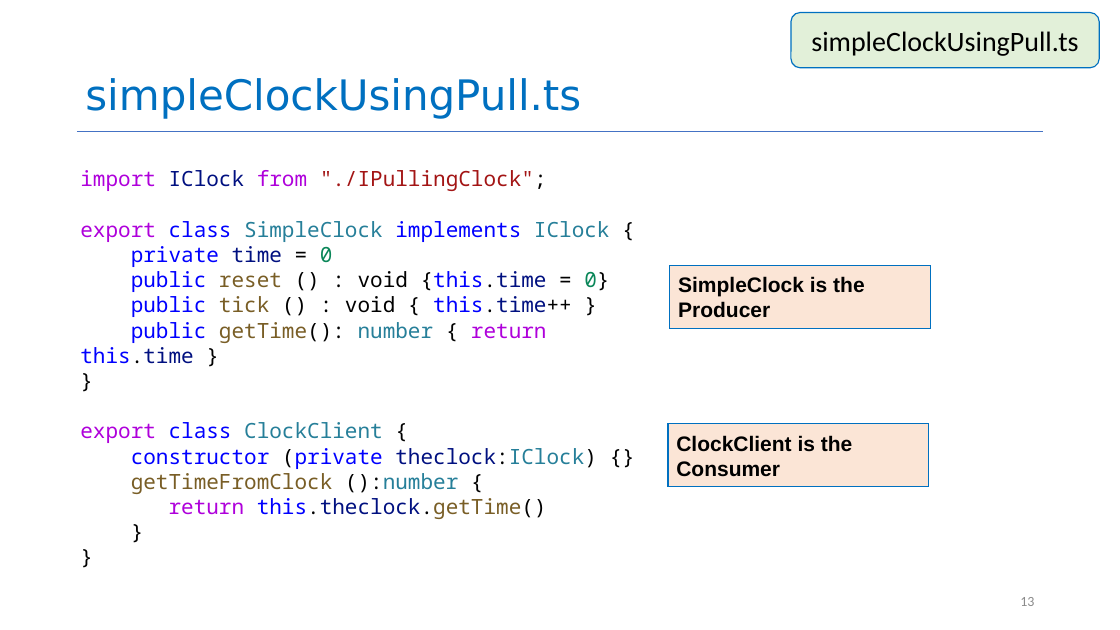
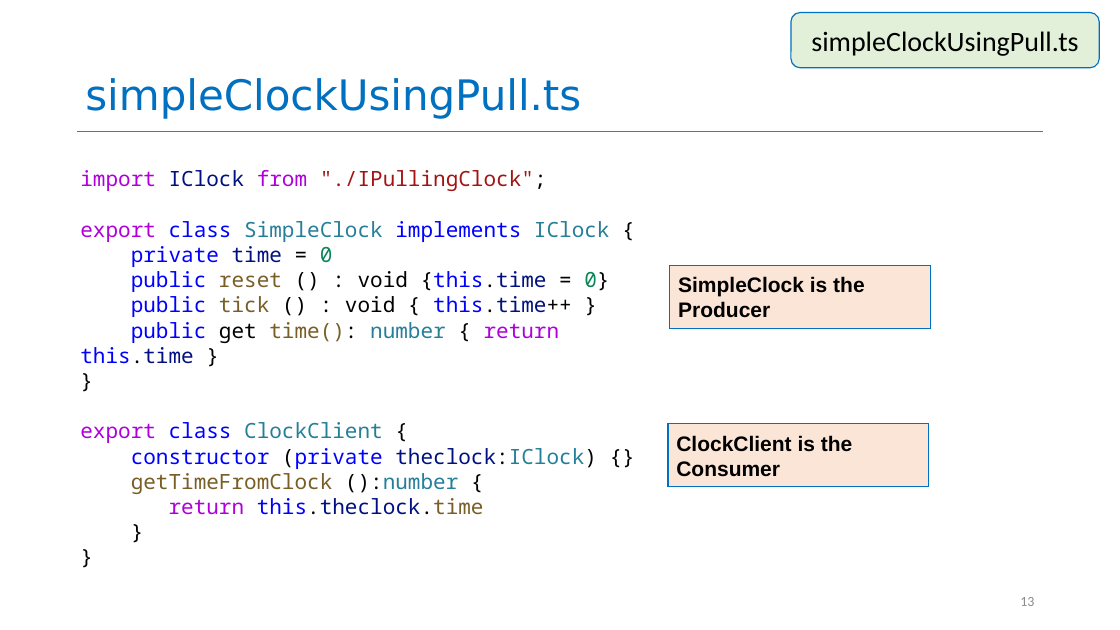
Before and after one commit to neu-se/CS4530-Spring-2025, a slide deck: slide 13 of Slides/Module 05 Interaction-Level Design Patterns.pptx. Drawn at 1120x630 pixels with LibreOffice and Linux fonts; fonts in the diff are those of the drawing. Boxes give left, top, right and bottom in pixels: in the first picture for what was removed or moved away, otherwise in the second. Text is boxed around its words. In the diff, an @@ line names an element or a change of style, - is before the commit and + after.

```diff
--- a/Slides/Module 05 Interaction-Level Design Patterns.pptx
+++ b/Slides/Module 05 Interaction-Level Design Patterns.pptx
@@ text at box(80, 322, 560, 364): text changed @@
-public getTime(): number { return this.time }
+public get time(): number { return this.time }
@@ text at box(169, 498, 484, 515): text changed @@
-return this.theclock.getTime()
+return this.theclock.time
```
Also in this commit, not shown: 20 other slides changed, 2 slides added, 3 slides removed, 1 other file.
